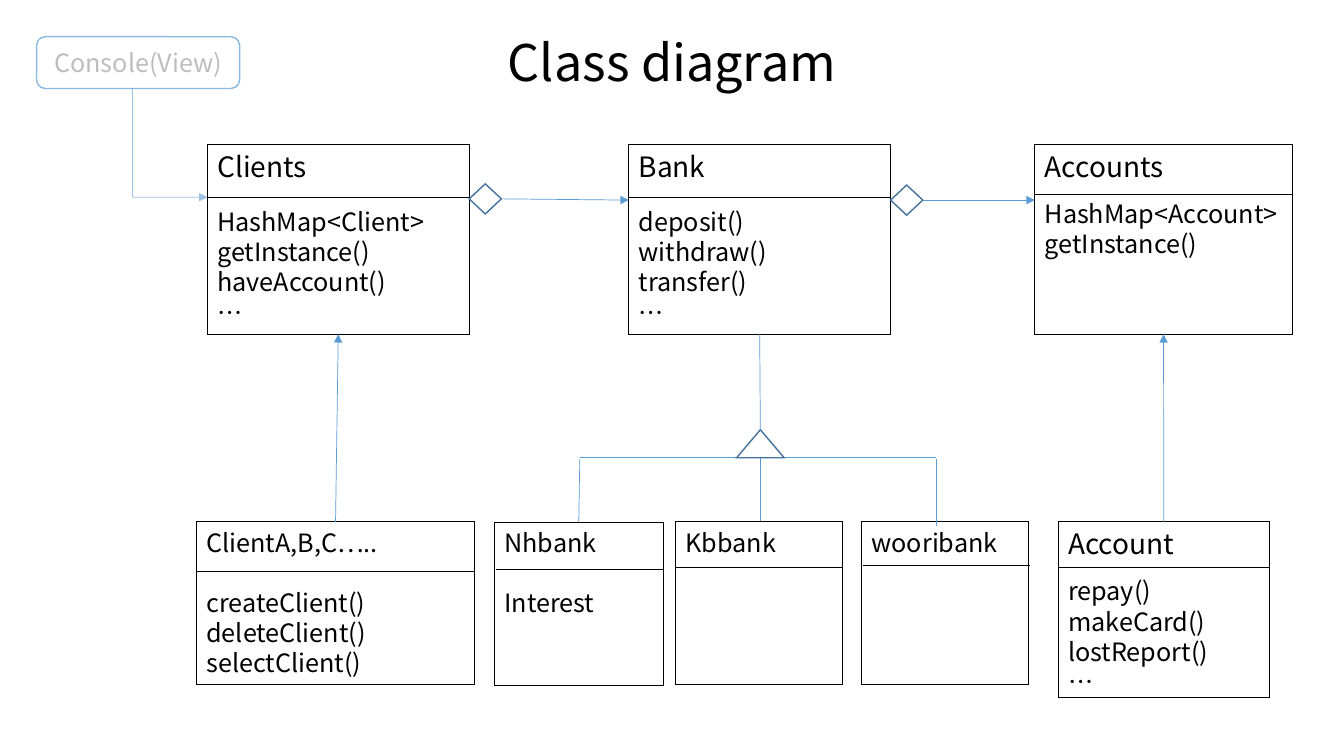
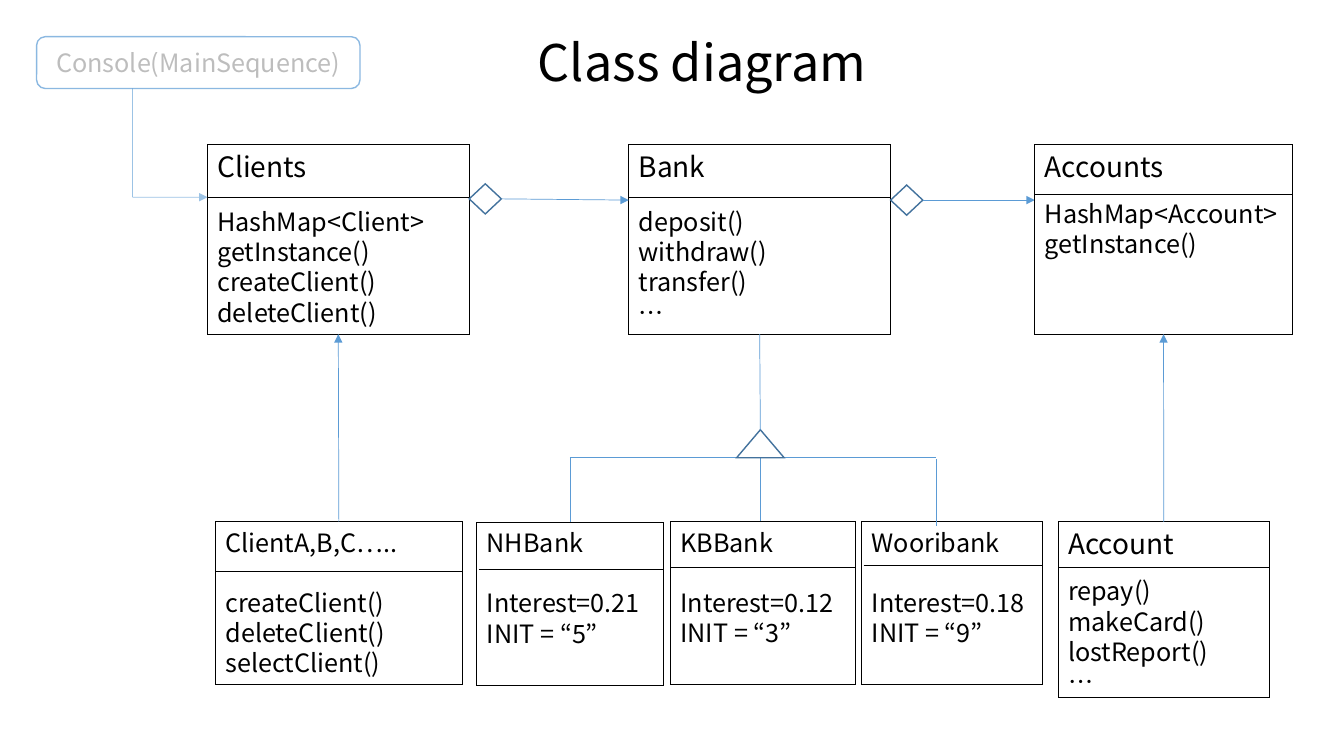
Before and after one commit to KMU-bank/KMU-Bank, a slide deck: slide 1 of doc/Class diagram.pptx. Drawn at 1344x756 pixels with LibreOffice and Linux fonts; fonts in the diff are those of the drawing. Boxes give left, top, right and bottom in pixels: in the first picture for what was removed or moved away, otherwise in the second. Text is boxed around its words. In the diff, an @@ line names an element or a change of style, - is before the commit and + after.

```diff
--- a/doc/Class diagram.pptx
+++ b/doc/Class diagram.pptx
@@ rounded rectangle "Console(MainSequence)": place and size @@
-rounded rectangle "Console(MainSequence)" at (36,36,239,88)
+rounded rectangle "Console(MainSequence)" at (36,36,360,88)
@@ text in rounded rectangle at (56,52,340,78): text changed @@
-Console(View)
+Console(MainSequence)
@@ text "Class diagram": place and size @@
-text "Class diagram" at (508,41,836,94)
+text "Class diagram" at (538,41,866,94)
@@ text in rectangle at (217,266,376,327): text changed @@
-haveAccount()
-…
+createClient()
+deleteClient()
@@ arrow moved from (336, 522) - (339, 335) to (339, 522) - (339, 335) @@
@@ line moved from (580, 458) - (937, 458) to (570, 458) - (937, 458) @@
@@ line moved from (579, 522) - (580, 460) to (570, 522) - (570, 458) @@
@@ rectangle "ClientA,B,C…..": place and size @@
-rectangle "ClientA,B,C….." at (197,522,475,686)
+rectangle "ClientA,B,C….." at (216,522,463,686)
@@ rectangle "NHBank": place and size @@
-rectangle "NHBank" at (495,522,663,686)
+rectangle "NHBank" at (477,522,663,686)
@@ text in rectangle at (487,532,640,644): text changed @@
-Nhbank
-Interest
+NHBank
+Interest=0.21
+INIT = “5”
@@ rectangle "KBBank": place and size @@
-rectangle "KBBank" at (676,522,842,686)
+rectangle "KBBank" at (670,522,855,686)
@@ text in rectangle at (680,532,833,643): text changed @@
-Kbbank
+KBBank
+Interest=0.12
+INIT = “3”
@@ rectangle "Wooribank": place and size @@
-rectangle "Wooribank" at (862,522,1028,686)
+rectangle "Wooribank" at (862,522,1043,686)
@@ text in rectangle at (872,532,1025,643): text changed @@
-wooribank
+Wooribank
+Interest=0.18
+INIT = “9”
@@ line moved from (676, 568) - (843, 568) to (670, 568) - (855, 568) @@
@@ line moved from (864, 566) - (1030, 566) to (864, 566) - (1043, 566) @@
@@ line moved from (197, 572) - (475, 572) to (216, 572) - (463, 572) @@
@@ line moved from (497, 570) - (663, 570) to (479, 570) - (663, 570) @@
```
Also in this commit, not shown: 2 other files.
